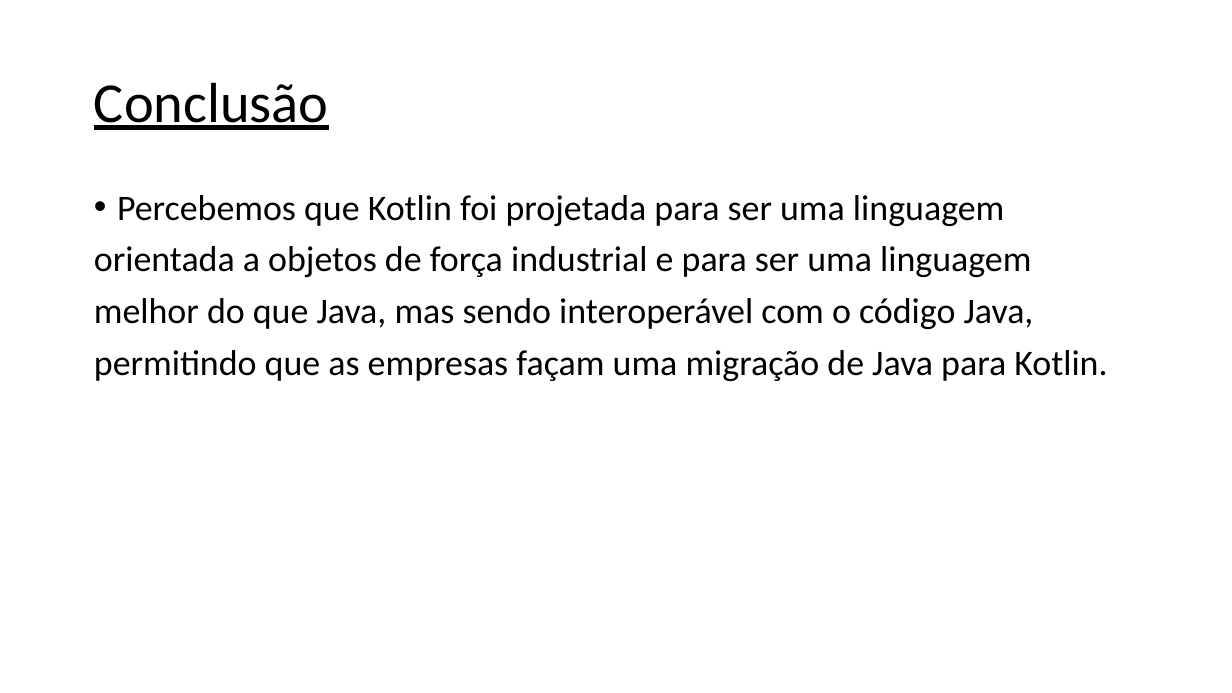
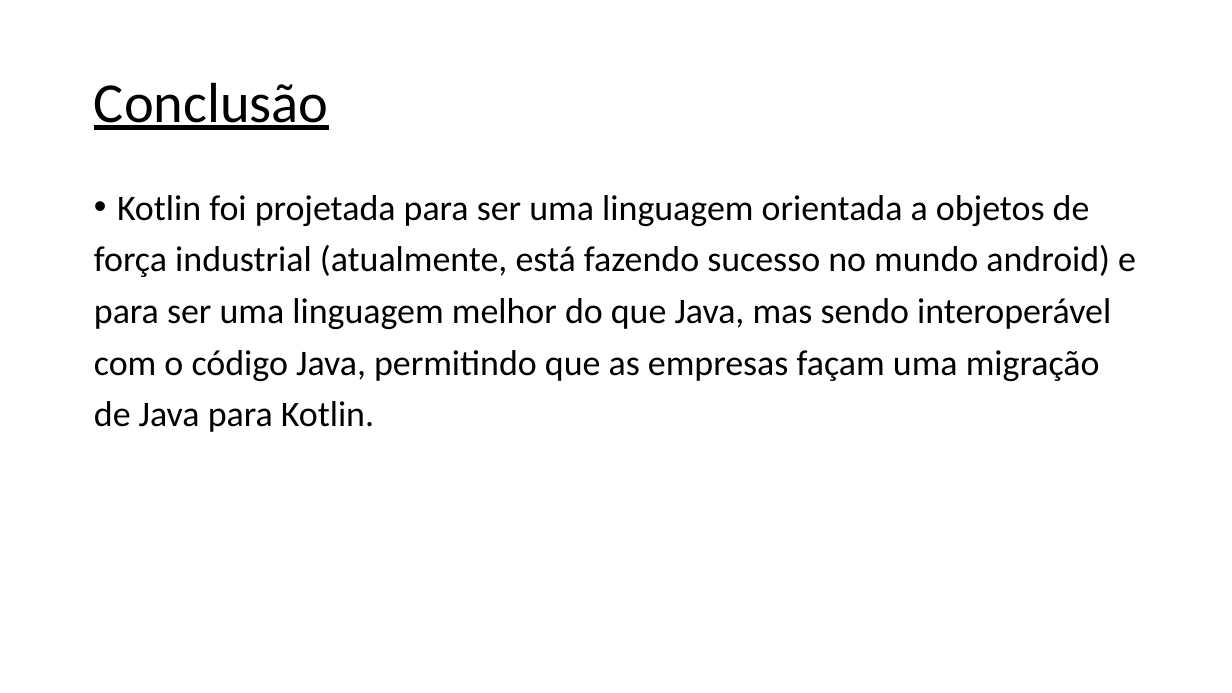
Before and after one commit to lucascomp/EDL, a slide deck: slide 8 of trabalhos/trabalho-01/SLIDES.pptx. Drawn at 1232x693 pixels with LibreOffice and Linux fonts; fonts in the diff are those of the drawing. Boxes give left, top, right and bottom in pixels: in the first picture for what was removed or moved away, otherwise in the second. Text is boxed around its words. In the diff, an @@ line names an element or a change of style, - is before the commit and + after.

```diff
--- a/trabalhos/trabalho-01/SLIDES.pptx
+++ b/trabalhos/trabalho-01/SLIDES.pptx
@@ text at box(94, 195, 1136, 432): text changed @@
-• Percebemos que Kotlin foi projetada para ser uma linguagem
-orientada a objetos de força industrial e para ser uma linguagem
-melhor do que Java, mas sendo interoperável com o código Java,
-permitindo que as empresas façam uma migração de Java para Kotlin.
+• Kotlin foi projetada para ser uma linguagem orientada a objetos de
+força industrial (atualmente, está fazendo sucesso no mundo android) e
+para ser uma linguagem melhor do que Java, mas sendo interoperável
+com o código Java, permitindo que as empresas façam uma migração
+de Java para Kotlin.
```
Also in this commit, not shown: 3 other slides changed, 1 other file.
